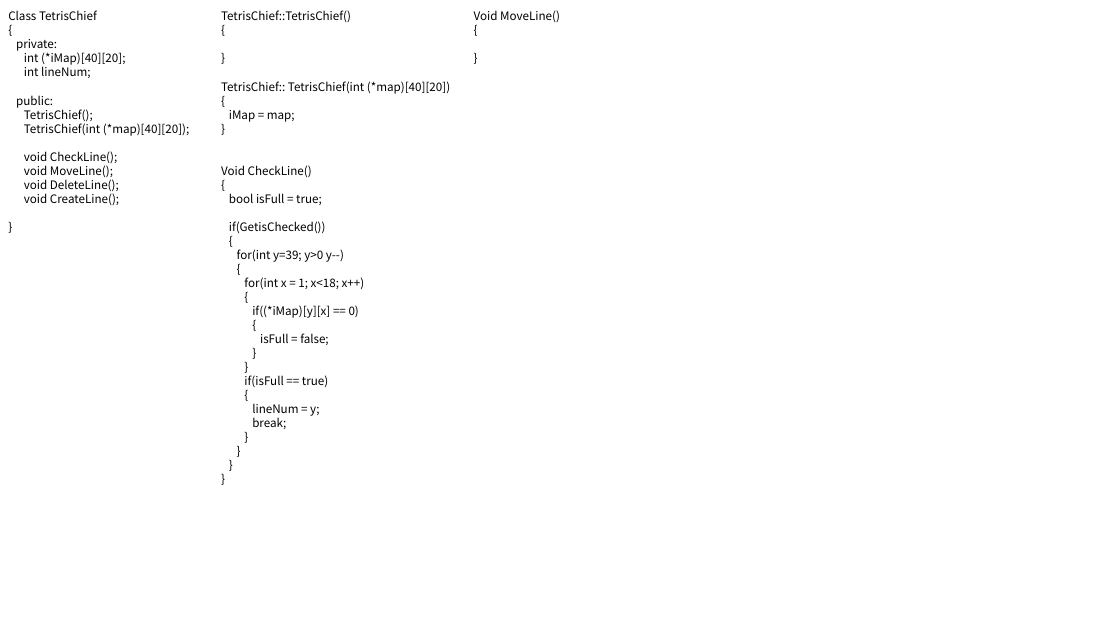
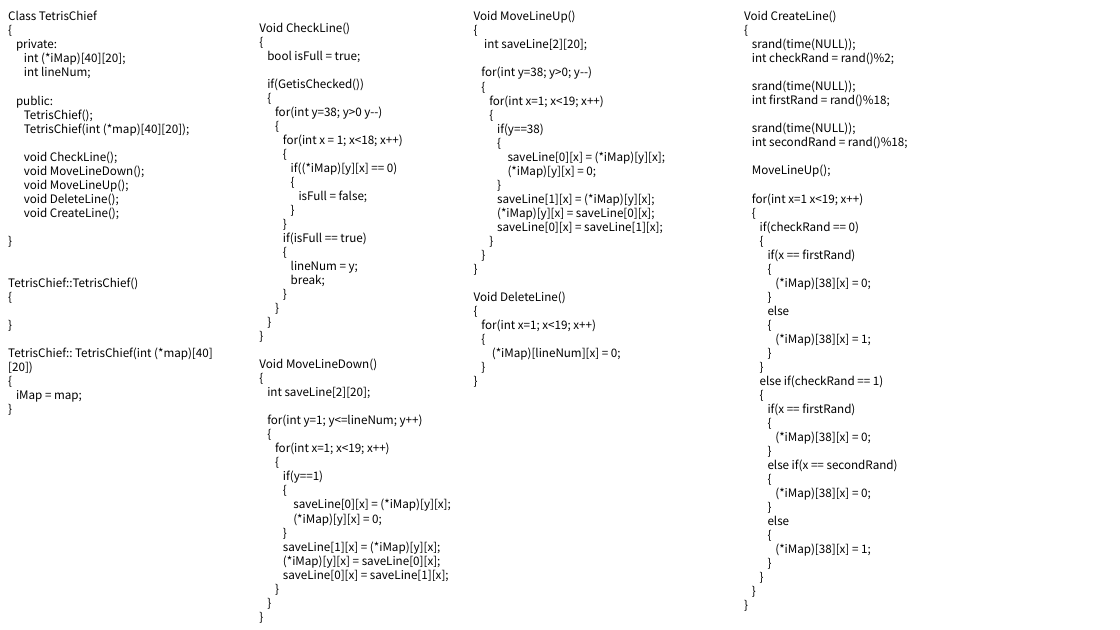
Before and after one commit to HEYHO8037/Tetris, a slide deck: slide 3 of Tetris.pptx. Drawn at 1120x630 pixels with LibreOffice and Linux fonts; fonts in the diff are those of the drawing. Boxes give left, top, right and bottom in pixels: in the first picture for what was removed or moved away, otherwise in the second. Text is boxed around its words. In the diff, an @@ line names an element or a change of style, - is before the commit and + after.

```diff
--- a/Tetris.pptx
+++ b/Tetris.pptx
@@ text at bbox=[221, 10, 450, 122]: paragraphs removed @@
-TetrisChief::TetrisChief()
-{
-}
-TetrisChief:: TetrisChief(int (*map)[40][20])
-{
-iMap = map;
-}
@@ text "Void CheckLine()": place and size @@
-text "Void CheckLine()" at bbox=[221, 10, 450, 429]
+text "Void CheckLine()" at bbox=[259, 22, 450, 581]
@@ text at bbox=[474, 10, 575, 23]: text changed @@
-Void MoveLine()
+Void MoveLineUp()
@@ text at bbox=[481, 10, 768, 360]: paragraphs added @@
+saveLine[1][x] = (*iMap)[y][x];
+(*iMap)[y][x] = saveLine[0][x];
+saveLine[0][x] = saveLine[1][x];
+}
+}
+}
+Void DeleteLine()
+{
+for(int x=1; x<19; x++)
+{
+(*iMap)[lineNum][x] = 0;
+}
+}
@@ text added at bbox=[752, 10, 908, 556], 10 pt, text #000000 @@
+Void CreateLine()
+{
+srand(time(NULL));
+int checkRand = rand()%2;
+srand(time(NULL));
+int firstRand = rand()%18;
+srand(time(NULL));
+int secondRand = rand()%18;
+MoveLineUp();
+for(int x=1 x<19; x++)
+{
+if(checkRand == 0)
+{
+if(x == firstRand)
+{
+(*iMap)[38][x] = 0;
+}
+else
+{
+(*iMap)[38][x] = 1;
+}
+}
+else if(checkRand == 1)
+{
+if(x == firstRand)
+{
+(*iMap)[38][x] = 0;
+}
+else if(x == secondRand)
+{
+(*iMap)[38][x] = 0;
+}
+else
+{
+(*iMap)[38][x] = 1;
+}
+}
+}
+}
@@ text at bbox=[481, 38, 665, 178]: paragraphs added @@
+int saveLine[2][20];
+for(int y=38; y>0; y--)
+{
+for(int x=1; x<19; x++)
+{
+if(y==38)
+{
+saveLine[0][x] = (*iMap)[y][x];
+(*iMap)[y][x] = 0;
@@ text at bbox=[275, 106, 382, 119]: text changed @@
-for(int y=39; y>0 y--)
+for(int y=38; y>0 y--)
@@ text at bbox=[24, 165, 144, 192]: text changed @@
-void MoveLine();
+void MoveLineDown();
+void MoveLineUp();
@@ text at bbox=[8, 277, 213, 402]: paragraphs added @@
+TetrisChief::TetrisChief()
+{
+}
+TetrisChief:: TetrisChief(int (*map)[40][20])
+{
+iMap = map;
+}
@@ text at bbox=[259, 358, 450, 581]: paragraphs added @@
+Void MoveLineDown()
+{
+int saveLine[2][20];
+for(int y=1; y<=lineNum; y++)
+{
+for(int x=1; x<19; x++)
+{
+if(y==1)
+{
+saveLine[0][x] = (*iMap)[y][x];
+(*iMap)[y][x] = 0;
+}
+saveLine[1][x] = (*iMap)[y][x];
+(*iMap)[y][x] = saveLine[0][x];
+saveLine[0][x] = saveLine[1][x];
+}
+}
+}
```
Also in this commit, not shown: 1 other slide changed, 2 slides added, 2 slides removed.
